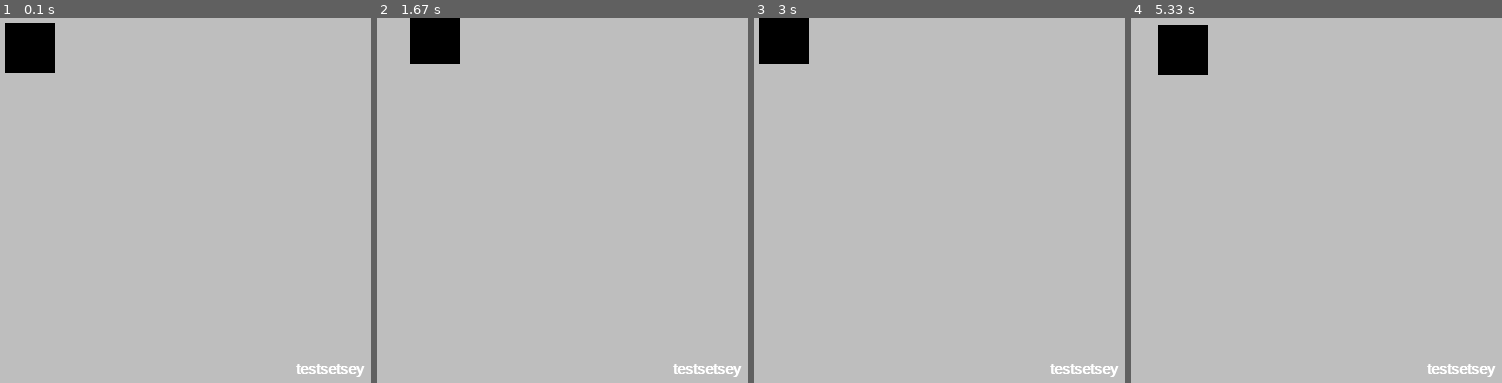
Above: before the commit, frames 1-4 (left to right).
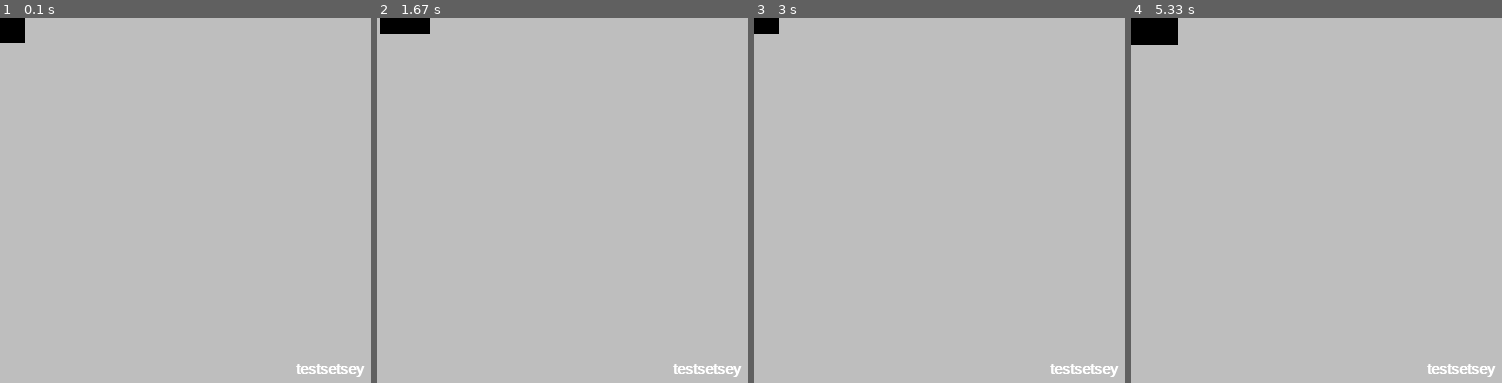
Above: after the commit, the same moments.

Repository: bhunao/pygamelibs
Game: pygame game, started from base_project.py
Two runs of this game, one before a commit and one after it. Both use one fixed random seed, a clock stepped at 60 frames per second and the inputs below.
Inputs:
- Up to frame 1 (0.1 s): no input
- Up to frame 2 (1.67 s): hold Right 0.33-0.8 s; hold Up 0.83-1.13 s; hold Right 1.17-1.63 s
- Up to frame 3 (3 s): hold Left 1.67-2.2 s; hold Left 2.57-2.97 s
- Up to frame 4 (5.33 s): hold Right 3-3.37 s; hold Down 4.07-4.43 s; hold Right from 4.97 s (still down)

The runs differ from the first frame. In frame 1, 1.7% of the frame differs, in the area x 0-15%, y 0-16%; in frame 2, 1.8%; in frame 3, 1.5%; in frame 4, 2.2%, in the area x 0-21%, y 0-16%.

Commit message:
testing for performance, i guess

Diff:
--- a/base_project.py
+++ b/base_project.py
@@ -40,6 +40,15 @@
 player = Entity(groups=system)
 player.move(5, 5)
 
+n_times = 1_000_000
+player.rect.center = 0, 0
+print('System::move', timeit.timeit(lambda: System.move(player, 1, 1), number=n_times))
+player.rect.center = 0, 0
+print('player::move', timeit.timeit(lambda: player.move(1, 1), number=n_times))
+player.rect.center = 0, 0
+print('func::move  ', timeit.timeit(lambda: player.move(1, 1), number=n_times))
+player.rect.center = 0, 0
+print('+'*50)
 
 while 1:
     # background
